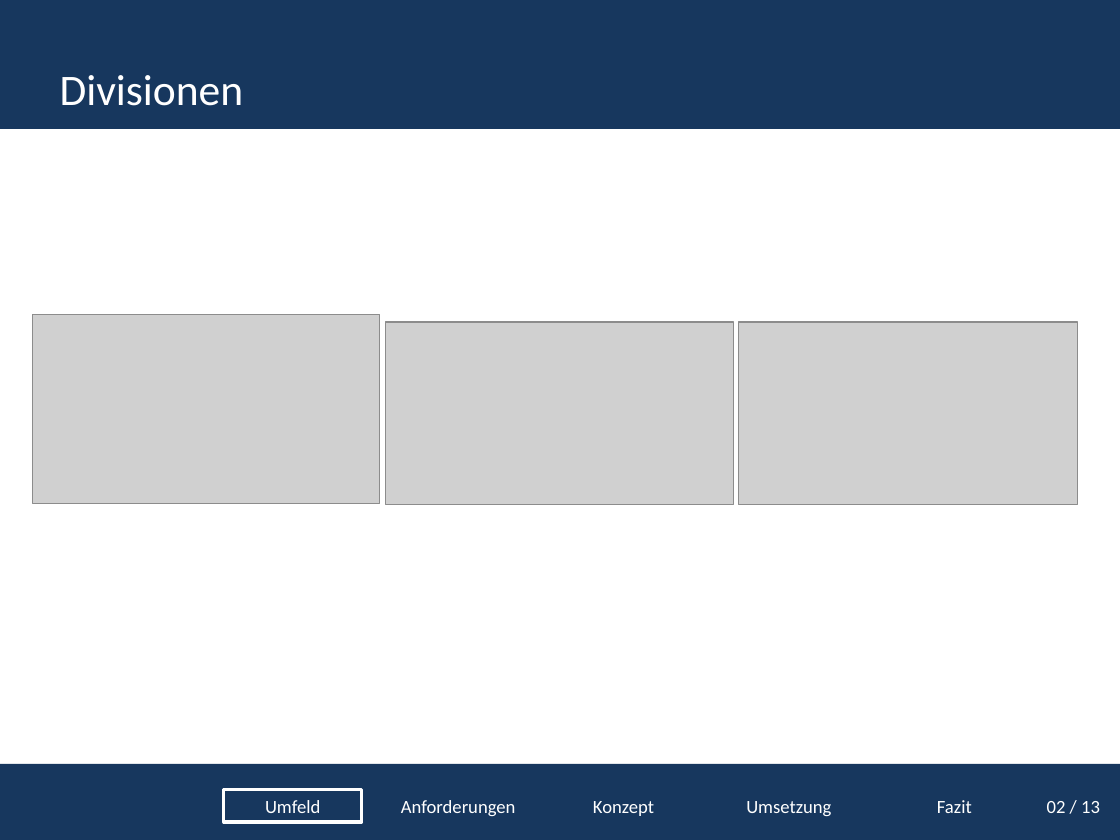
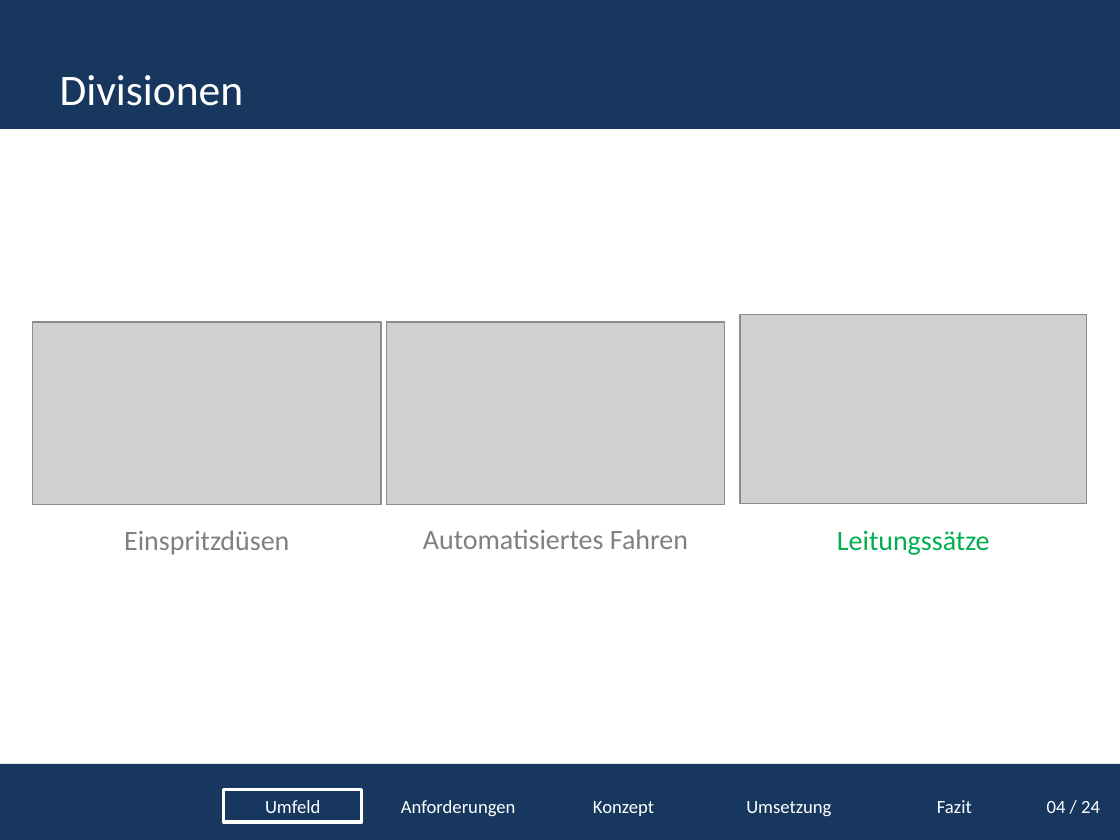
Before and after one commit to tomtom1992/Projektpr-sentation, a slide deck: slide 6 of Projektpräsentation.pptx. Drawn at 1120x840 pixels with LibreOffice and Linux fonts; fonts in the diff are those of the drawing; grey boxes stand for pictures; background and template pictures are left out. Boxes give left, top, right and bottom in pixels: in the first picture for what was removed or moved away, otherwise in the second. Text is boxed around its words. In the diff, an @@ line names an element or a change of style, - is before the commit and + after.

```diff
--- a/Projektpräsentation.pptx
+++ b/Projektpräsentation.pptx
@@ picture: place and size @@
-picture at (32, 315, 380, 504)
+picture at (32, 323, 381, 505)
@@ picture: place and size @@
-picture at (385, 323, 734, 505)
+picture at (386, 323, 725, 505)
@@ picture: place and size @@
-picture at (739, 323, 1077, 505)
+picture at (740, 315, 1088, 504)
@@ text added at (124, 530, 289, 555), 18 pt, text #808080 @@
+Einspritzdüsen
@@ text added at (423, 529, 688, 549), 18 pt, text #808080 @@
+Automatisiertes Fahren
@@ text added at (837, 530, 990, 555), 18 pt, text #00B050 @@
+Leitungssätze
@@ text at (1047, 801, 1100, 813): text changed @@
-02 / 13
+04 / 24
```
Also in this commit, not shown: 26 other slides changed.
